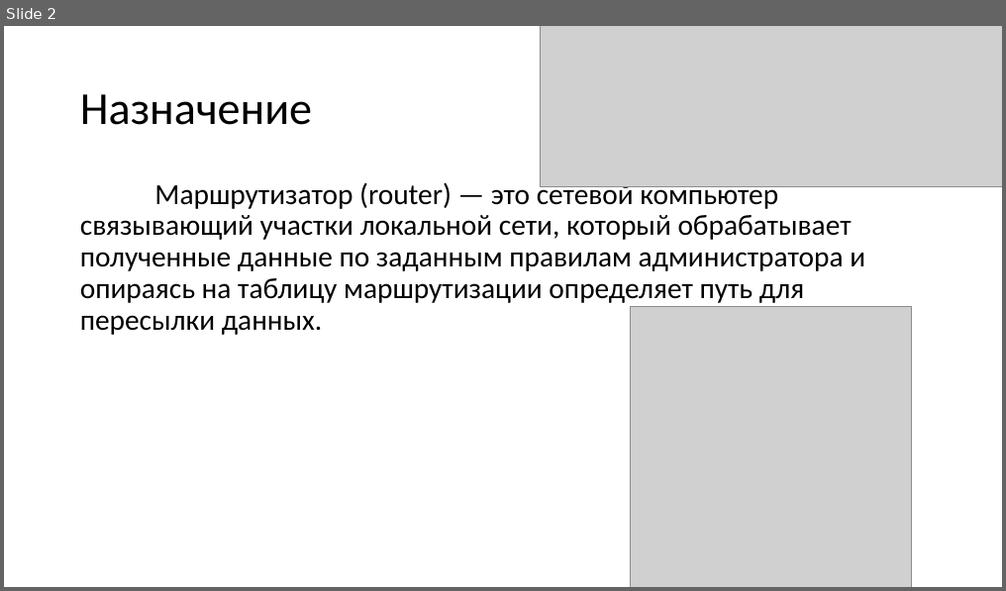
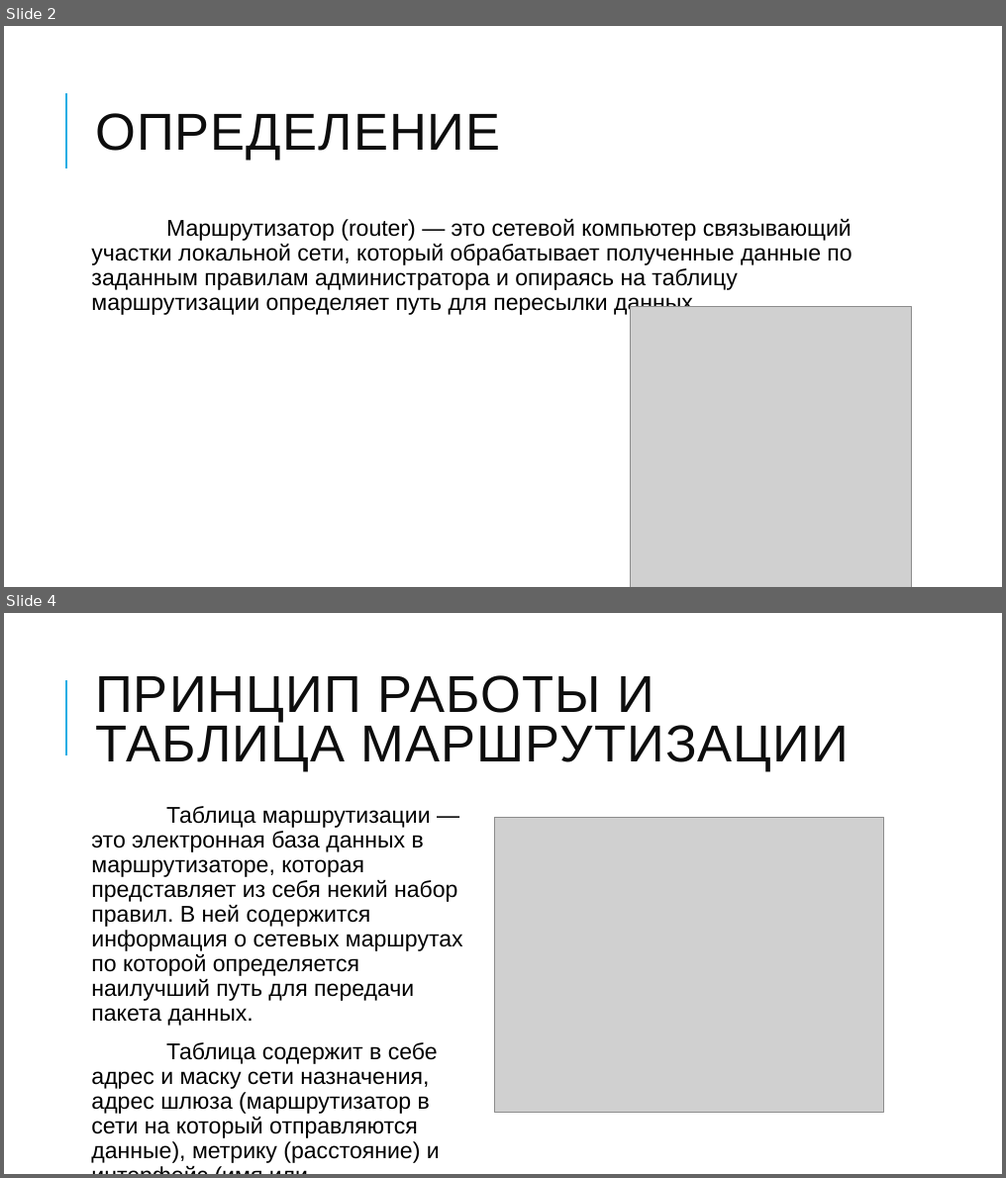
Before and after one commit to Ilnazz/Other, a slide deck: Маршрутизатор для локальных сетей.pptx. Shown one above the other, each under a label of ours: slide 2 before the commit, slides 2 and 4 after it; the slides between them are not shown. The pictures are 1006x591 and 1006x1178 pixels, drawn with LibreOffice and Linux fonts; fonts in the diff are those of the drawing; grey boxes stand for pictures. Boxes give left, top, right and bottom in pixels: in the first picture for what was removed or moved away, otherwise in the second. Text is boxed around its words. In the diff, an @@ line names an element or a change of style, - is before the commit and + after.

```diff
--- a/Маршрутизатор для локальных сетей.pptx
+++ b/Маршрутизатор для локальных сетей.pptx
@@ slide 4 added at [4,613,1002,1174], background #FFFFFF; not listed: 1 template element that a slide beside it also shows @@
@@ title added at [95,675,848,772], 50 pt, text #0D0D0D @@
+ПРИНЦИП РАБОТЫ И ТАБЛИЦА МАРШРУТИЗАЦИИ
@@ text added at [91,806,463,1163], 22 pt, text #000000 @@
+Таблица маршрутизации — это электронная база данных в маршрутизаторе, которая представляет из себя некий набор правил. В ней содержится информация о сетевых маршрутах по которой определяется наилучший путь для передачи пакета данных.
+Таблица содержит в себе адрес и маску сети назначения, адрес шлюза (маршрутизатор в сети на который отправляются данные), метрику (расстояние) и интерфейс (имя или идентификатор устройства).
@@ picture added at [494,817,884,1113] @@
@@ slide 2 changed as well @@
@@ picture removed at [540,26,1002,187] @@
@@ line added from (66, 169) to (66, 93), #1CADE4 1.5 pt @@
@@ title at [95,113,500,161]: text changed; size 44 to 50 pt; font Calibri to Arial; text colour #000000 to #0D0D0D @@
-Назначение
+ОПРЕДЕЛЕНИЕ
@@ text "Маршрутизатор (router) — это сетевой ...": place and size @@
-text "Маршрутизатор (router) — это сетевой ..." at [80,179,865,335]
+text "Маршрутизатор (router) — это сетевой ..." at [91,219,851,316]
@@ text "Маршрутизатор (router) — это сетевой ..." at [91,219,851,316]: size 28 to 22 pt, font Calibri to Arial; more space between paragraphs @@
```
Also in this commit, not shown: 3 other slides changed, 1 other slide added, 4 slides removed.
